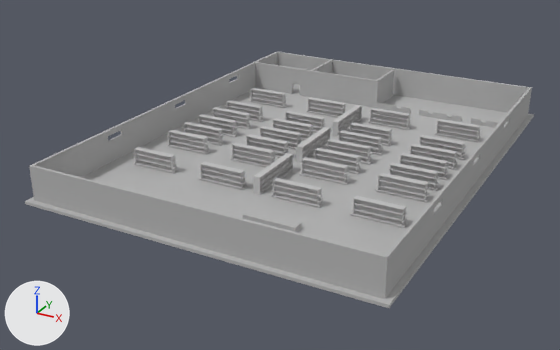
A saved change to the Blender file Assets/Models/Toolshop/Toolshop.blend.
Rendered twice from a 50 mm lens placed at (58.7, -119.5, 53.7), pointed at (-3.9, -5.7, -3.2). The axes (+X, +Y, +Z) are drawn at lower left. The lights are the same throughout.

In view in the first picture: 'Walls'.
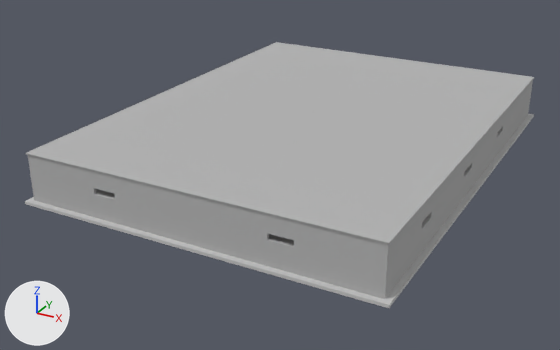
Boxes (x1, y1, x2, y2) around the edits, measured in the pictures (560 x 350 px; the box of a moved part takes in the faces that stretch with it):
'Walls', reshaped
    before: (25, 52, 534, 308)
    after: (25, 80, 534, 308)
'Roof', added
    after: (26, 42, 534, 244)
part 1 of me_cube, moved or reshaped (not visible afterwards)
    before: (296, 127, 330, 163)
part 2 of me_cube, deleted
    before: (182, 107, 458, 191)
part 3 of me_cube, built on
    before: (29, 52, 532, 297)
    after: (28, 80, 533, 298)
part 4 of me_cube, recoloured
    before: (25, 84, 507, 308)
    after: (25, 189, 425, 308)

Diff of the bpy script that builds the scene:
```diff
--- a/Assets/Models/Toolshop/Toolshop.blend.py
+++ b/Assets/Models/Toolshop/Toolshop.blend.py
@@ mat_floor @@
+mat_floor = diffuse_material('Floor')
+mat_floor.base_color = (0.56, 0.56, 0.56)  # light grey #c5c5c5
@@ me_cube @@
 # used by ob_walls; location = (0.0, 0.0, 0.0)
-me_cube.from_pydata(...)  # 7760 vertices, 7694 faces; spans x -31.0..31.0, y -41.0..41.0, z -0.5..6.0
+me_cube.from_pydata(...)  # 6596 vertices, 6480 faces; spans x -31.0..31.0, y -41.0..41.0, z -0.5..8.0
+# me_cube part 1: the loose piece of 156 vertices spanning x -0.7..0.7, y -5.7..5.7, z 0.0..3.0 is scaled about its middle by (1, 0.752, 1), then moved by (0.0, -15.0, 0.0)
+# me_cube part 2: 8 loose pieces with 1920 vertices, spanning x -25.4..25.4, y -5.7..5.7, z 0.0..3.0, are deleted
+# me_cube part 3: 341 vertices moved from x -30.0..30.0, y -40.0..40.0, z 0.0..6.0 to x -30.0..30.0, y -40.0..40.0, z 0.0..8.0; 60 vertices removed from x -0.6..0.6, y -40.0..39.5, z 0.0..6.0; 616 vertices added at x -29.5..29.5, y -40.0..40.0, z 0.0..8.0
+# me_cube part 4: 18 faces spanning x -31.0..31.0, y -41.0..41.0, z -0.5..0.0 switch from mat_walls (grey #b6b6b6) to mat_floor (light grey #c5c5c5)
 me_cube.materials.append(mat_white)
@@ me_cube_001 @@
+me_cube_001.from_pydata(...)  # a box spanning x -30.2..30.2, y -40.2..40.2, z 8.0..8.2
+me_cube_001.materials.append(mat_walls)  # grey #b6b6b6
@@ ob_roof @@
+ob_roof = bpy.data.objects.new('Roof', me_cube_001)
+ob_roof.location = (0.0, 0.0, 0.0)
```
